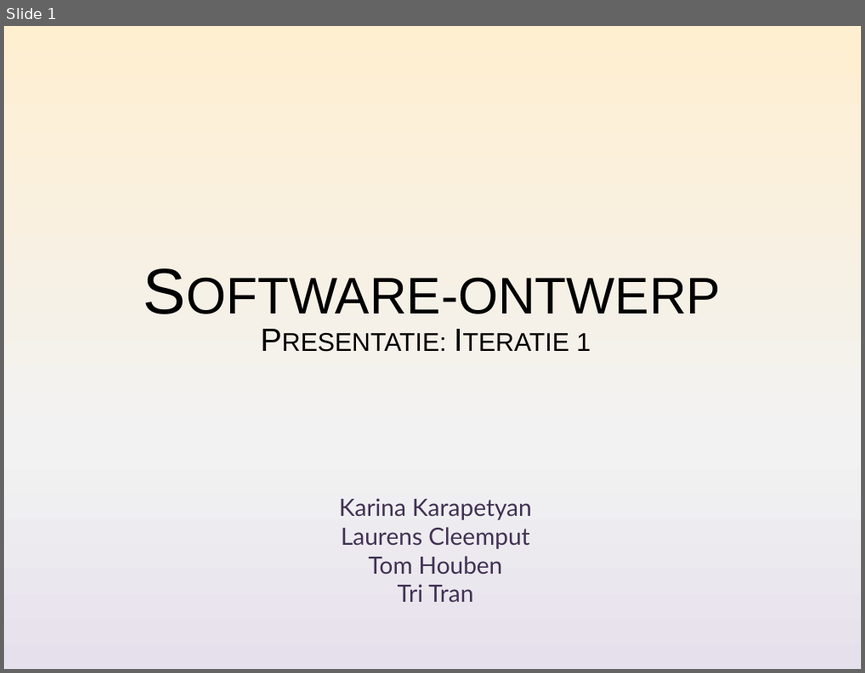
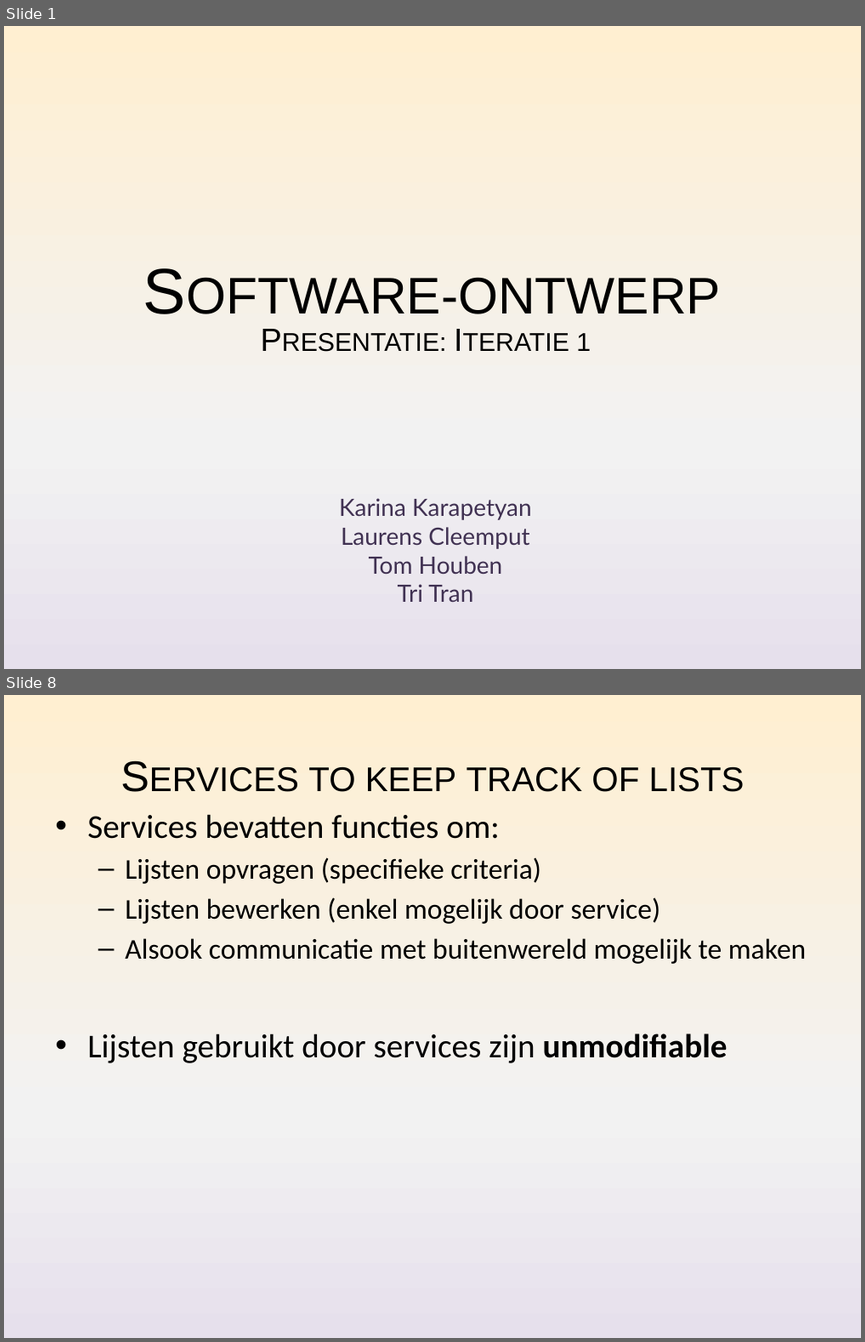
Before and after one commit to Nickelium/Software-Development, a slide deck: presentatie/SWOP Presentatie Inhoud.pptx. Shown one above the other, each under a label of ours: slide 1 before the commit, slides 1 and 8 after it; the slides between them are not shown. The pictures are 865x673 and 865x1342 pixels, drawn with LibreOffice and Linux fonts; fonts in the diff are those of the drawing. Boxes give left, top, right and bottom in pixels: in the first picture for what was removed or moved away, otherwise in the second. Text is boxed around its words. In the diff, an @@ line names an element or a change of style, - is before the commit and + after.

```diff
--- a/presentatie/SWOP Presentatie Inhoud.pptx
+++ b/presentatie/SWOP Presentatie Inhoud.pptx
@@ slide 8 added at [4,695,861,1338], background gradient #FFEFD1 to #F2F2F2 to #E6E0EC @@
@@ title added at [308,767,744,792], 36 pt, text #000000, small capitals @@
+Services to keep track of lists
@@ text added at [87,814,806,1063], 24 pt, text #000000 @@
+• Services bevatten functies om:
+  – Lijsten opvragen (specifieke criteria)
+  – Lijsten bewerken (enkel mogelijk door service)
+  – Alsook communicatie met buitenwereld mogelijk te maken
+• Lijsten gebruikt door services zijn unmodifiable
```
Also in this commit, not shown: 5 slides changed, 9 other slides added, 1 slide removed, 2 other files.
